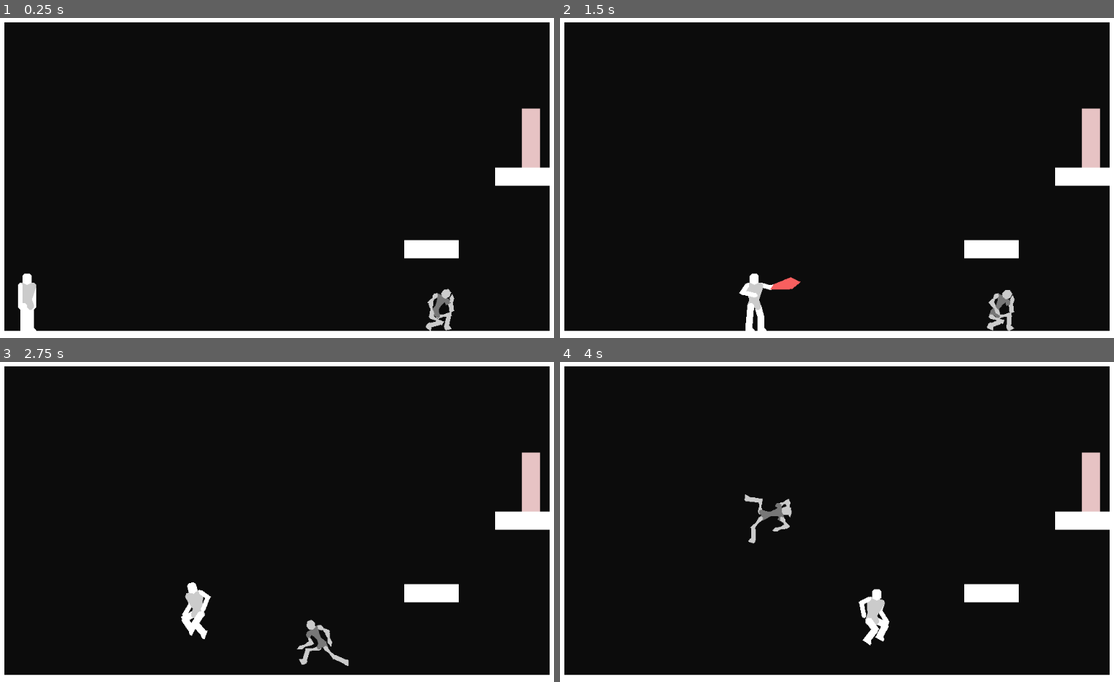
Above: before the commit, frames 1-4 (two rows, left to right).
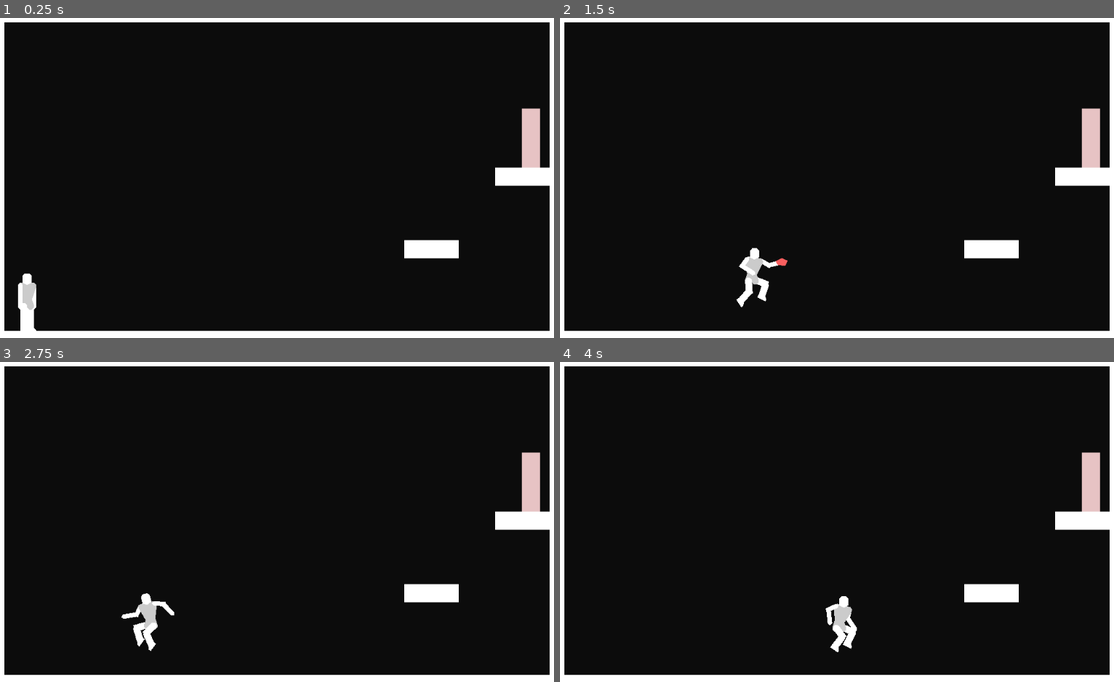
Above: after the commit, the same moments.

Repository: DarknessCatt/Lost-Soul
Game: Godot game, scene res://Maps/Debug_Map/Debug_Map.tscn
Two runs of this game, one before a commit and one after it. Both use one fixed random seed, a clock stepped at 60 frames per second and the inputs below. This scene is started directly instead of the project's main scene.
Inputs:
- Up to frame 1 (0.25 s): no input
- Up to frame 2 (1.5 s): hold Z (hero_jump) 0.53-1.28 s; hold Right (hero_right) from 0.53 s (still down); tap C (hero_attack) at 1.35 s
- Up to frame 3 (2.75 s): tap Z (hero_jump) at 1.52, 1.55, 1.82, 2.3 s; release Right (hero_right) at 2.03 s; hold Left (hero_left) from 2.03 s (still down); hold D (hero_heart) from 2.03 s (still down)
- Up to frame 4 (4 s): release Left (hero_left) at 2.78 s; release D (hero_heart) at 2.78 s; hold Right (hero_right) from 2.78 s (still down); tap Z (hero_jump) at 2.85, 3.02, 3.32, 3.77, 3.8 s; hold C (hero_attack) from 3.53 s (still down)

The runs differ from the first frame. In frame 1, 0.4% of the frame differs, in the area x 76-83%, y 84-98%; in frame 2, 1.4%; in frame 3, 1.5%, in the area x 21-63%, y 68-95%; in frame 4, 1.5%.

Commit message:
Hero More Floaty

Diff:
--- a/Lost_Soul/Entities/Hero/FSM/BasicMove.gd
+++ b/Lost_Soul/Entities/Hero/FSM/BasicMove.gd
@@ -54,12 +54,8 @@
 		match sign(spdx):
 			-1.0:
 				_Player.body.scale.x = -1
-				_Player._change_anim(MOVE_ANIMATION)
-			0.0:
-				_Player._change_anim(REST_ANIMATION)
 			1.0:
 				_Player.body.scale.x = 1
-				_Player._change_anim(MOVE_ANIMATION)
 
 	_Player.speed.x = spdx
 
@@ -72,20 +68,30 @@
 		NONE:
 			if event.is_action_pressed("hero_left"):
 				direction = LEFT
+				_Player._change_anim(MOVE_ANIMATION)
 
 			elif event.is_action_pressed("hero_right"):
 				direction = RIGHT
+				_Player._change_anim(MOVE_ANIMATION)
 
 		LEFT:
 			if event.is_action_pressed("hero_right"):
 				direction = RIGHT
 
 			elif event.is_action_released("hero_left"):
-				direction = NONE
+				if Input.is_action_pressed("hero_right"):
+					direction = RIGHT
+				else:
+					direction = NONE
+					_Player._change_anim(REST_ANIMATION)
 
 		RIGHT:
 			if event.is_action_pressed("hero_left"):
 				direction = LEFT
 
 			elif event.is_action_released("hero_right"):
-				direction = NONE
+				if Input.is_action_pressed("hero_left"):
+					direction = LEFT
+				else:
+					direction = NONE
+					_Player._change_anim(REST_ANIMATION)
--- a/Lost_Soul/Entities/Hero/FSM/Falling.gd
+++ b/Lost_Soul/Entities/Hero/FSM/Falling.gd
@@ -6,7 +6,7 @@
 func _ready():
 	#Overridable Vars
 	##Movement Vars
-	FRICTION = 0.9
+	#FRICTION = 0.9
 
 	##Animation Vars
 	MOVE_ANIMATION = "Falling"
@@ -17,9 +17,9 @@
 	.enter(_Player)
 
 	if _Player.speed.y < 0:
-		_Player.speed.y /= 2
+		_Player.speed.y /= 1.5
 	else:
-		_Player.speed.y = 20
+		_Player.speed.y = 0
 
 func exit(_Player : KinematicBody2D) -> void:
 	_Player.speed.y = 10
--- a/Lost_Soul/Entities/Hero/FSM/Jumping.gd
+++ b/Lost_Soul/Entities/Hero/FSM/Jumping.gd
@@ -1,25 +1,25 @@
 extends "BasicMove.gd"
 
-const GRAV : int = 4000
+const GRAV : int = 2300
 
-const JUMP_FORCE = 1300
+const JUMP_FORCE = 1100
 
 func _ready():
 	#Overridable Vars
 	##Movement Vars
-	FRICTION = 0.9
+	#FRICTION = 0.9
 
 	##Animation Vars
 	MOVE_ANIMATION = "Jumping"
 	REST_ANIMATION = "Jumping"
 
 func enter(_Player : KinematicBody2D) -> void:
+	.enter(_Player)
+
 	_Player.speed.y -= JUMP_FORCE
-	_Player._change_anim("Jumping")
+
 	if not Input.is_action_pressed("hero_jump"):
-		_Player.speed.y /= 1.5
-
-	.enter(_Player)
+		_Player._change_state($"../Falling")
 
 func update(_Player: KinematicBody2D, delta : float) -> void:
 	_Player.speed.y += GRAV*delta
--- a/Lost_Soul/Entities/Hero/Hero.gd
+++ b/Lost_Soul/Entities/Hero/Hero.gd
@@ -98,7 +98,6 @@
 	cur_state.enter(self)
 
 func _change_anim(new_anim : String):
-	if $Body_Animations.current_animation == new_anim:
-		$Body_Animations.stop()
-
+#	if $Body_Animations.current_animation == new_anim:
+#		$Body_Animations.stop()
 	$Body_Animations.play(new_anim)
--- a/Lost_Soul/Maps/Debug_Map/Debug_Map.tscn
+++ b/Lost_Soul/Maps/Debug_Map/Debug_Map.tscn
@@ -1,9 +1,8 @@
-[gd_scene load_steps=5 format=2]
+[gd_scene load_steps=4 format=2]
 
 [ext_resource path="res://Entities/Hero/Hero.tscn" type="PackedScene" id=1]
 [ext_resource path="res://Tilesets/Placeholder_White/Placeholder_White.tscn" type="PackedScene" id=2]
 [ext_resource path="res://Entities/Props/Sandbag/Sandbag.tscn" type="PackedScene" id=3]
-[ext_resource path="res://Entities/Enemy/Enemy.tscn" type="PackedScene" id=4]
 
 [node name="Debug_Map" type="Node2D"]
 
@@ -15,6 +14,3 @@
 
 [node name="Placeholder_White" parent="." instance=ExtResource( 2 )]
 tile_data = PoolIntArray( 0, 0, 0, 1, 0, 0, 2, 0, 0, 3, 0, 0, 4, 0, 0, 5, 0, 0, 6, 0, 0, 7, 0, 0, 8, 0, 0, 9, 0, 0, 10, …(1259 unchanged characters)…
-
-[node name="Enemy" parent="." instance=ExtResource( 4 )]
-position = Vector2( 798.82, 520 )
